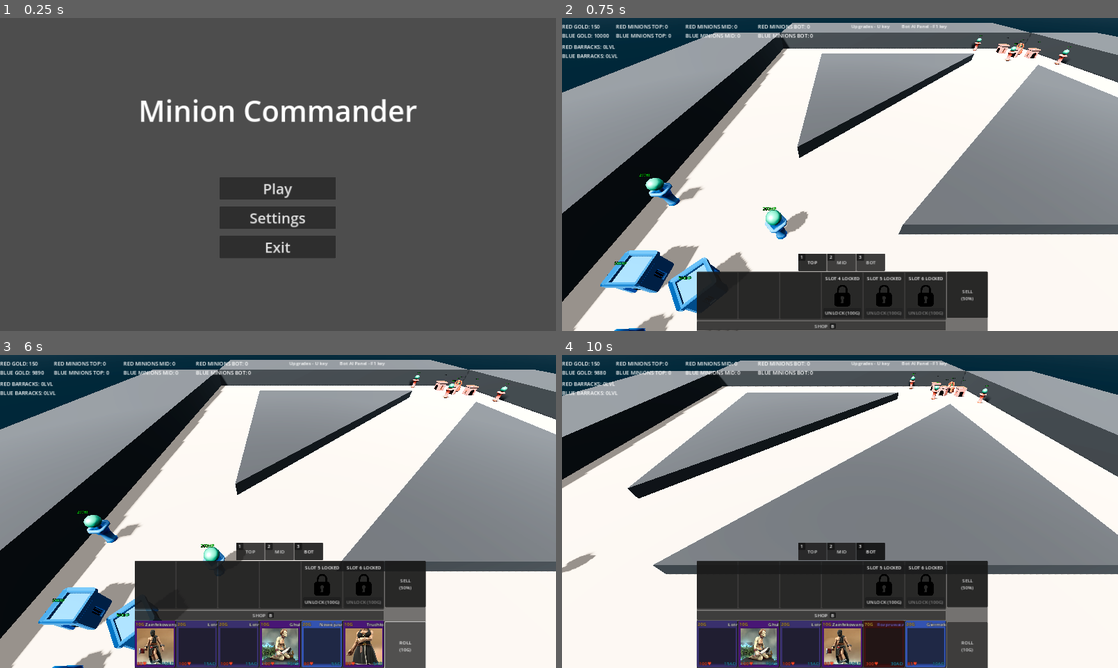
Above: before the commit, frames 1-4 (two rows, left to right).
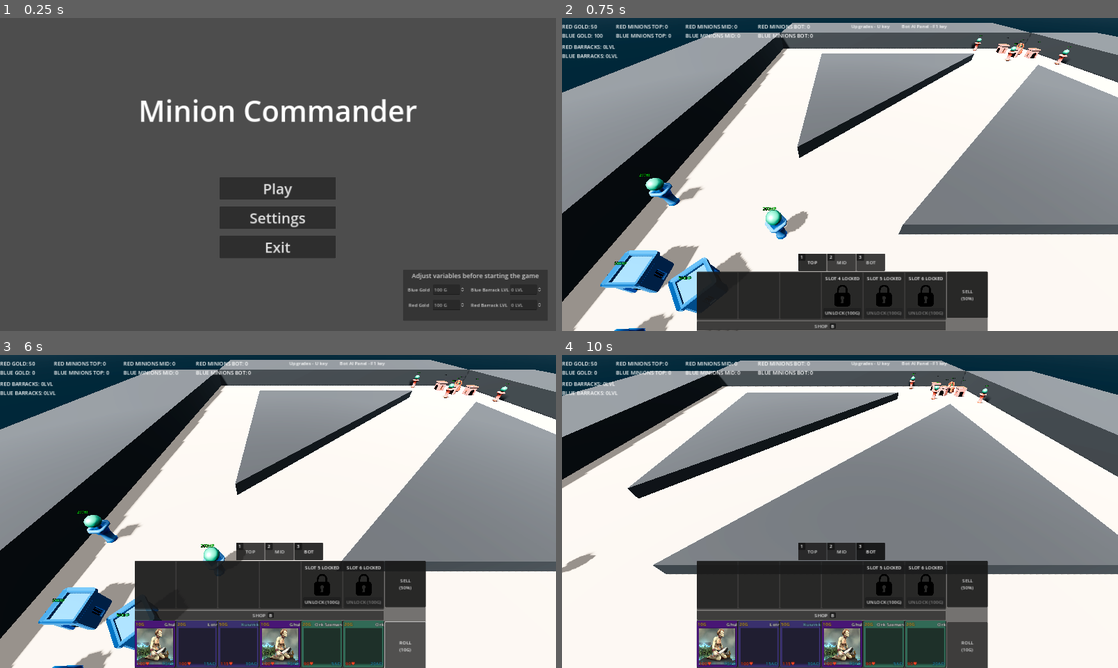
Above: after the commit, the same moments.

Repository: RadekGrzankowski/ChipsowyJam1
Game: Godot game, scene res://Scenes/Levels/main_menu.tscn
The game is run twice, just before and just after one commit, with the same random seed, the same clock (stepped at 60 frames per second) and the same inputs.
Inputs (mouse positions are in pixels of both pictures, inside the frame that each line leads up to):
- Up to frame 1 (0.25 s): no input
- Up to frame 2 (0.75 s): click "Play" at 0.5 s
- Up to frame 3 (6 s): click "TOP" at 1.25 s; click "MID" at 2 s; click "BOT" at 2.75 s; click "UNLOCK (100G)" at 3.5 s; click "SHOP" at 4.25 s; click "SELL (50%)" at 5 s; click "ROLL (10G)" at 5.75 s
- Up to frame 4 (10 s): tap Enter at 6.5, 9.5 s; move the mouse to (962, 495) at 6.52 s; hold Right (move_right) 6.53-7.25 s; tap Mouse wheel down (mwheeldown) at 6.6 s; click (962, 495) at 6.67 s; tap B (open_shop) at 6.77, 9.77 s; drag from (728, 527) to (812, 574) at 7.27 s; tap Space at 8 s; move the mouse to (895, 442) at 8.02 s; hold Right (move_right) 8.03-8.75 s; tap 1 at 8.1 s; drag from (812, 574) to (673, 464) at 8.77 s; move the mouse to (1006, 558) at 9.52 s; hold Left (move_left) from 9.53 s (still down); tap 3 at 9.6 s

The runs differ from the first frame. In frame 1, 0.9% of the frame differs, in the area x 73-98%, y 81-94%; in frame 2, less than 0.1%; in frame 3, 2.8%; in frame 4, 4.8%, in the area x 5-70%, y 2-100%.

Commit message:
Adjustable variables before game

Diff:
--- a/ChipsowyJam/Scenes/Levels/end_scene.tscn
+++ b/ChipsowyJam/Scenes/Levels/end_scene.tscn
@@ -36,3 +36,19 @@
 offset_right = 1096.0
 offset_bottom = 296.0
 label_settings = SubResource("LabelSettings_lkrcj")
+
+[node name="CanvasLayer" type="CanvasLayer" parent="."]
+
+[node name="Button" type="Button" parent="CanvasLayer"]
+anchors_preset = 4
+anchor_top = 0.5
+anchor_bottom = 0.5
+offset_left = 103.0
+offset_top = 67.0
+offset_right = 403.0
+offset_bottom = 167.0
+grow_vertical = 2
+theme_override_font_sizes/font_size = 25
+text = "Go back to Main Menu!"
+
+[connection signal="pressed" from="CanvasLayer/Button" to="." method="_on_button_pressed"]
--- a/ChipsowyJam/Scenes/Levels/main_menu.gd
+++ b/ChipsowyJam/Scenes/Levels/main_menu.gd
@@ -1,18 +1,17 @@
 extends Node2D
 
-# Called when the node enters the scene tree for the first time.
-func _ready():
-	pass # Replace with function body.
-
-
-# Called every frame. 'delta' is the elapsed time since the previous frame.
-func _process(delta):
-	pass
-
+@onready var blue_gold_box: SpinBox = $MainMenu/DebugPanel/BlueGoldInputBox
+@onready var red_gold_box: SpinBox = $MainMenu/DebugPanel/RedGoldInputBox
+@onready var blue_barrack_box: SpinBox = $MainMenu/DebugPanel/BlueBarrackInputBox
+@onready var red_barrack_box: SpinBox = $MainMenu/DebugPanel/RedBarrackInputBox
 
 func _on_play_button_pressed():
+	Game.red_gold = red_gold_box.value
+	Game.blue_gold = blue_gold_box.value
+	Game.red_barracks_level = red_barrack_box.value
+	Game.blue_barracks_level = blue_barrack_box.value
+	Game.reset_values()
 	get_tree().change_scene_to_file("res://Scenes/Levels/wip_scene.tscn")
-
 
 func _on_exit_button_pressed():
 	get_tree().quit()
--- a/ChipsowyJam/Scenes/Levels/main_menu.tscn
+++ b/ChipsowyJam/Scenes/Levels/main_menu.tscn
@@ -1,6 +1,9 @@
-[gd_scene load_steps=2 format=3 uid="uid://bpvwfmtan2khg"]
+[gd_scene load_steps=3 format=3 uid="uid://dncc5j2hqxpam"]
 
 [ext_resource type="Script" path="res://Scenes/Levels/main_menu.gd" id="1_1hkjt"]
+
+[sub_resource type="LabelSettings" id="LabelSettings_6tgql"]
+font_size = 22
 
 [node name="MainMenu" type="Node2D"]
 script = ExtResource("1_1hkjt")
@@ -61,5 +64,108 @@
 theme_override_font_sizes/font_size = 50
 text = "Exit"
 
+[node name="DebugPanel" type="Panel" parent="MainMenu"]
+modulate = Color(1, 1, 1, 0.756863)
+anchors_preset = 3
+anchor_left = 1.0
+anchor_top = 1.0
+anchor_right = 1.0
+anchor_bottom = 1.0
+offset_left = -528.0
+offset_top = -211.0
+offset_right = -28.0
+offset_bottom = -35.0
+grow_horizontal = 0
+grow_vertical = 0
+
+[node name="Label" type="Label" parent="MainMenu/DebugPanel"]
+layout_mode = 1
+anchors_preset = 10
+anchor_right = 1.0
+offset_bottom = 41.0
+grow_horizontal = 2
+text = "Adjust variables before starting the game"
+label_settings = SubResource("LabelSettings_6tgql")
+horizontal_alignment = 1
+vertical_alignment = 1
+
+[node name="BlueGoldInputBox" type="SpinBox" parent="MainMenu/DebugPanel"]
+layout_mode = 0
+offset_left = 103.0
+offset_top = 51.0
+offset_right = 213.0
+offset_bottom = 86.0
+max_value = 10000.0
+value = 100.0
+suffix = "G"
+
+[node name="BlueGoldLabel" type="Label" parent="MainMenu/DebugPanel"]
+layout_mode = 0
+offset_left = 13.0
+offset_top = 51.0
+offset_right = 95.0
+offset_bottom = 85.0
+text = "Blue Gold"
+horizontal_alignment = 1
+vertical_alignment = 1
+
+[node name="RedGoldInputBox" type="SpinBox" parent="MainMenu/DebugPanel"]
+layout_mode = 0
+offset_left = 103.0
+offset_top = 104.0
+offset_right = 213.0
+offset_bottom = 139.0
+max_value = 10000.0
+value = 100.0
+suffix = "G"
+
+[node name="RedGoldLabel" type="Label" parent="MainMenu/DebugPanel"]
+layout_mode = 0
+offset_left = 13.0
+offset_top = 104.0
+offset_right = 95.0
+offset_bottom = 138.0
+text = "Red Gold"
+horizontal_alignment = 1
+vertical_alignment = 1
+
+[node name="BlueBarrackInputBox" type="SpinBox" parent="MainMenu/DebugPanel"]
+layout_mode = 0
+offset_left = 369.0
+offset_top = 51.0
+offset_right = 479.0
+offset_bottom = 86.0
+max_value = 4.0
+suffix = "LVL"
+
+[node name="BlueBarrackLabel" type="Label" parent="MainMenu/DebugPanel"]
+layout_mode = 0
+offset_left = 228.0
+offset_top = 51.0
+offset_right = 371.0
+offset_bottom = 85.0
+text = "Blue Barrack LVL"
+horizontal_alignment = 1
+vertical_alignment = 1
+
+[node name="RedBarrackInputBox" type="SpinBox" parent="MainMenu/DebugPanel"]
+layout_mode = 0
+offset_left = 369.0
+offset_top = 104.0
+offset_right = 479.0
+offset_bottom = 139.0
+max_value = 4.0
+suffix = "LVL"
+
+[node name="RedBarrackLabel" type="Label" parent="MainMenu/DebugPanel"]
+layout_mode = 0
+offset_left = 234.0
+offset_top = 104.0
+offset_right = 360.0
+offset_bottom = 138.0
+text = "Red Barrack LVL"
+horizontal_alignment = 1
+vertical_alignment = 1
+
 [connection signal="pressed" from="MainMenu/HBoxContainer/VBoxContainer/HBoxContainer/VBoxContainer/PlayButton" to="." method="_on_play_button_pressed"]
 [connection signal="pressed" from="MainMenu/HBoxContainer/VBoxContainer/HBoxContainer/VBoxContainer/ExitButton" to="." method="_on_exit_button_pressed"]
--- a/ChipsowyJam/Scripts/Game.gd
+++ b/ChipsowyJam/Scripts/Game.gd
@@ -1,7 +1,7 @@
 extends Node
 
-var blue_gold: int = 10000
-var red_gold: int = 200
+var blue_gold: int = 100
+var red_gold: int = 100
 
 var red_barracks_level: int = 0
 var blue_barracks_level: int = 0
@@ -60,6 +60,16 @@
 var legendary_3: int = 12
 var legendary_4: int = 20
 
+func reset_values():
+	red_minions_killed = 0
+	blue_minions_killed = 0
+	red_minions_bot = 0
+	red_minions_mid = 0
+	red_minions_top = 0
+	blue_minions_bot = 0
+	blue_minions_mid = 0
+	blue_minions_top = 0
+
 func return_tier(level: int):
 	var rand_value = randi_range(0, 100)
 	if rand_value <= get("common_"+str(level)):
--- a/ChipsowyJam/Scripts/end_scene.gd
+++ b/ChipsowyJam/Scripts/end_scene.gd
@@ -11,6 +11,5 @@
 	winner_label.text = actual_winner_string
 	stats_label.text = actual_stats_string
 
-# Called every frame. 'delta' is the elapsed time since the previous frame.
-func _process(delta):
-	pass
+func _on_button_pressed():
+	get_tree().change_scene_to_file("res://Scenes/Levels/main_menu.tscn")
